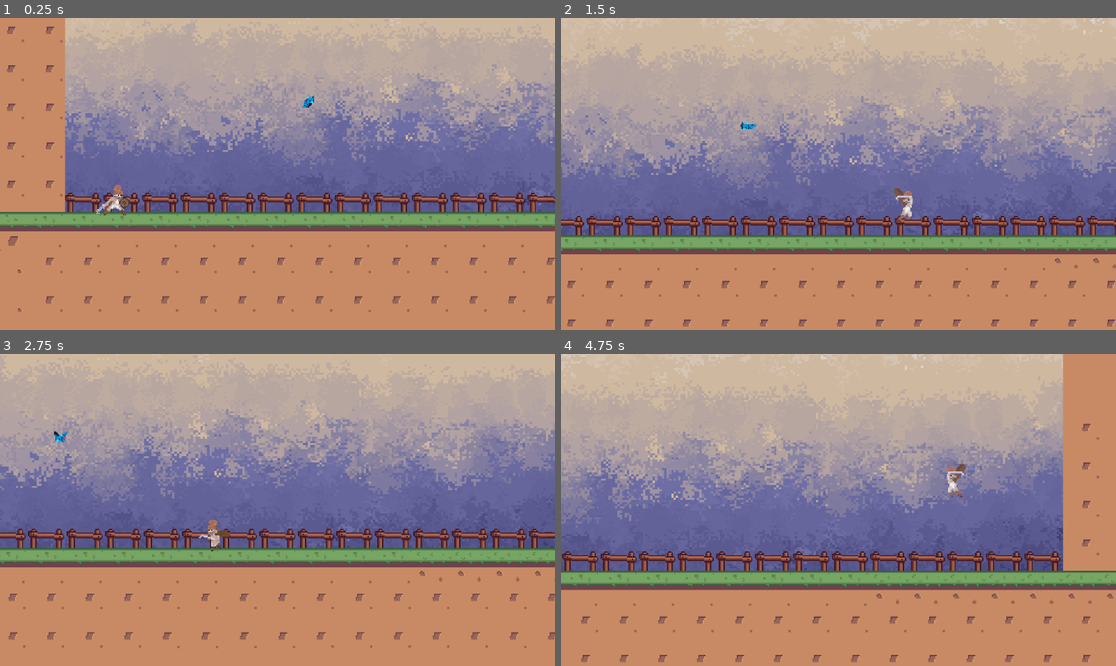
Above: before the commit, frames 1-4 (two rows, left to right).
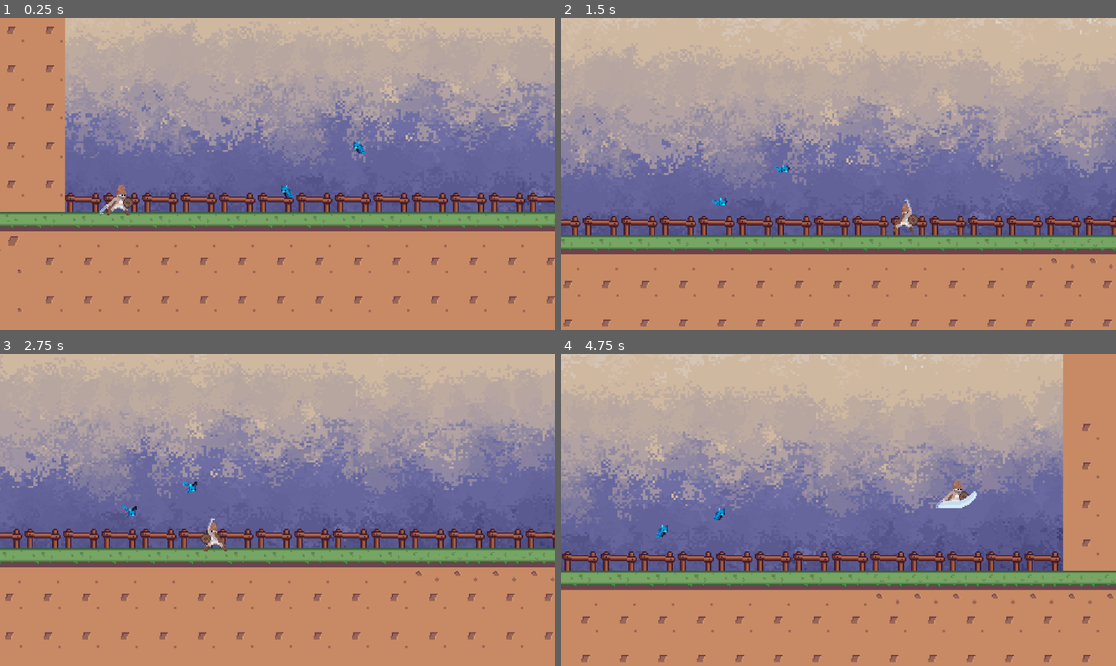
Above: after the commit, the same moments.

Repository: D1zan/TVR
Game: Godot game, scene res://Scenes/stage_1.tscn
The game is run twice, just before and just after one commit, with the same random seed, the same clock (stepped at 60 frames per second) and the same inputs.
Inputs (mouse positions are in pixels of both pictures, inside the frame that each line leads up to):
- Up to frame 1 (0.25 s): no input
- Up to frame 2 (1.5 s): tap Enter (ui_accept) at 0.5 s; move the mouse to (960, 158) at 0.52 s; hold D (right) from 0.53 s (still down); click (960, 158) at 0.6 s; tap Space (jump) at 0.77 s; right-click (960, 158) at 0.8 s; move the mouse to (727, 189) at 1.27 s; right-click (727, 189) at 1.35 s
- Up to frame 3 (2.75 s): tap Space (jump) at 1.52 s; click (166, 525) at 1.55 s; move the mouse to (333, 441) at 2.02 s; release D (right) at 2.03 s; hold A (left) from 2.03 s (still down); click (333, 441) at 2.1 s; right-click (333, 441) at 2.3 s
- Up to frame 4 (4.75 s): move the mouse to (810, 572) at 2.77 s; release A (left) at 2.78 s; hold D (right) 2.78-4.28 s; right-click (810, 572) at 2.85 s; tap Space (jump) at 3.02, 3.77, 4.52 s; click (810, 572) at 3.05 s; move the mouse to (1005, 556) at 3.52 s; click (1005, 556) at 3.6 s; right-click (1005, 556) at 3.8 s; move the mouse to (672, 463) at 4.27 s; hold A (left) from 4.28 s (still down); right-click (672, 463) at 4.35 s; click (672, 463) at 4.55 s

The runs differ from the first frame. In frame 1, 0.4% of the frame differs, in the area x 17-66%, y 24-64%; in frame 2, 9.8%, in the area x 0-100%, y 0-99%; in frame 3, 9.6%; in frame 4, 0.6%.

Commit message:
d

Diff:
--- a/Scenes/bat_enemy.tscn
+++ b/Scenes/bat_enemy.tscn
@@ -180,6 +180,8 @@
 radius = 5.0
 
 [node name="BatEnemy" type="CharacterBody2D"]
+collision_layer = 2
+collision_mask = 2
 script = ExtResource("1_74ia7")
 
 [node name="AnimatedSprite2D" type="AnimatedSprite2D" parent="."]
--- a/Scenes/player.tscn
+++ b/Scenes/player.tscn
@@ -238,7 +238,7 @@
 }],
 "loop": false,
 "name": &"air_attack",
-"speed": 4.0
+"speed": 5.0
 }, {
 "frames": [{
 "duration": 1.0,
@@ -410,14 +410,15 @@
 [sub_resource type="CircleShape2D" id="CircleShape2D_a72e4"]
 radius = 5.0
 
+[sub_resource type="CircleShape2D" id="CircleShape2D_0cw6x"]
+radius = 8.0
+
 [node name="Player" type="CharacterBody2D"]
 script = ExtResource("1_v2xpx")
 
 [node name="AnimatedSprite2D" type="AnimatedSprite2D" parent="."]
 sprite_frames = SubResource("SpriteFrames_848sb")
 animation = &"double_attack"
-frame = 8
-frame_progress = 1.0
 
 [node name="CollisionShape2D" type="CollisionShape2D" parent="."]
 position = Vector2(-1, 14)
@@ -430,3 +431,12 @@
 limit_right = 461
 limit_bottom = 98
 position_smoothing_enabled = true
+
+[node name="DealDamageZone" type="Area2D" parent="."]
+
+[node name="CollisionShape2D" type="CollisionShape2D" parent="DealDamageZone"]
+position = Vector2(12, 2)
+shape = SubResource("CircleShape2D_0cw6x")
+disabled = true
+
+[connection signal="animation_finished" from="AnimatedSprite2D" to="." method="_on_animated_sprite_2d_animation_finished"]
--- a/Scenes/stage_1.tscn
+++ b/Scenes/stage_1.tscn
@@ -65,21 +65,28 @@
 
 [node name="ground" type="CollisionShape2D" parent="collisions"]
 position = Vector2(1.28901, 12.1332)
-scale = Vector2(1, 1)
 shape = SubResource("RectangleShape2D_lxs4n")
 
 [node name="leftwall" type="CollisionShape2D" parent="collisions"]
 position = Vector2(-195.672, -61.8736)
-scale = Vector2(1, 1)
 shape = SubResource("RectangleShape2D_waxq8")
 
 [node name="rightwall" type="CollisionShape2D" parent="collisions"]
 position = Vector2(192.578, -60.1016)
-scale = Vector2(1, 1)
 shape = SubResource("RectangleShape2D_waxq8")
 
 [node name="Player" parent="." instance=ExtResource("3_yevh6")]
-position = Vector2(-149, -23)
+position = Vector2(-146, -35)
 
 [node name="BatEnemy" parent="." instance=ExtResource("5_57q7i")]
-position = Vector2(10, -91)
+position = Vector2(60, -54)
+
+[node name="BatOnlyCollision" type="StaticBody2D" parent="."]
+collision_layer = 2
+collision_mask = 2
+
+[node name="CollisionPolygon2D" type="CollisionPolygon2D" parent="BatOnlyCollision"]
+position = Vector2(-4, 10)
+polygon = PackedVector2Array(-243, -24, -44, -23, 469, -22, 464, -191, 461, -310, 454, -379, 327, -369, 196, -378, 56, -381, -70, -378, -194, -372, -255, -229, -244, -49, -315, -51, -244, -392, -37, -430, 186, -439, 509, -442, 561, 62, 344, 95, -39, 103, -337, 43, -246, -19)
+
+[node name="BatEnemy2" parent="." instance=ExtResource("5_57q7i")]
--- a/Scripts/bat_enemy.gd
+++ b/Scripts/bat_enemy.gd
@@ -5,11 +5,17 @@
 
 var is_bat_chase: bool
 
+var player: CharacterBody2D
+
 func _ready():
-	is_bat_chase = false
+	is_bat_chase = true
 
 func move(delta):
-	if !is_bat_chase:
+	if is_bat_chase:
+		player = Global.playerBody
+		velocity = position.direction_to(player.position) * speed
+		dir.x = abs(velocity.x)/ velocity.x
+	elif !is_bat_chase:
 		velocity += dir * speed  *delta
 	move_and_slide()
 
@@ -18,10 +24,9 @@
 		handle_animation()
 
 func _on_timer_timeout():
-	$Timer.wait_time = choose([1.0,1.5,2.0])
+	$Timer.wait_time = choose([0.5,0.8])
 	if !is_bat_chase:
 		dir = choose([Vector2.RIGHT, Vector2.UP, Vector2.LEFT, Vector2.DOWN])
-		print(dir)
 
 func handle_animation():
 	var animated_sprite = $AnimatedSprite2D
--- a/Scripts/global.gd
+++ b/Scripts/global.gd
@@ -1,3 +1,4 @@
 extends Node
 
+var playerBody: CharacterBody2D
 var playerWeaponEquipped: bool
--- a/Scripts/player.gd
+++ b/Scripts/player.gd
@@ -1,19 +1,26 @@
 extends CharacterBody2D
 
 @onready var animated_sprite = $AnimatedSprite2D
+@onready var deal_damage_zone = $DealDamageZone
 
 const speed = 300.0
 const jump_power = -350.0
 
 var gravity = 900.0
 
+var attack_type: String
+var current_attack: bool
 var weapon_equip: bool
 
+
 func _ready():
-	pass
+	Global.playerBody = self
+	current_attack = false
 
 
 func _physics_process(delta: float) -> void:
+	weapon_equip = Global.playerWeaponEquipped
+
 	if not is_on_floor():
 		velocity += get_gravity() * delta
 
@@ -26,11 +33,21 @@
 	else:
 		velocity.x = move_toward(velocity.x, 0, speed)
 
+	if weapon_equip and !current_attack:
+		if Input.is_action_just_pressed("left_mouse") or Input.is_action_just_pressed("right_mouse"):
+			current_attack = true
+			if Input.is_action_just_pressed("left_mouse") and is_on_floor():
+				attack_type = "single"
+			elif Input.is_action_just_pressed("right_mouse") and is_on_floor():
+				attack_type = "double"
+			else:
+				attack_type = "air"
+			handle_attack_animation(attack_type)
+
 	move_and_slide()
 	handle_movement_animation(direction)
 
 func handle_movement_animation(dir):
-	var weapon_equip = Global.playerWeaponEquipped
 	if !weapon_equip:
 		if is_on_floor():
 			if !velocity:
@@ -41,16 +58,44 @@
 		elif !is_on_floor():
 			animated_sprite.play("fall")
 	if weapon_equip:
-		if is_on_floor():
+		if is_on_floor() and !current_attack:
 			if !velocity:
 				animated_sprite.play("WeaponIdle")
 			if velocity:
 				animated_sprite.play("weapon_run")
 				toogle_flip_sprite(dir)
-		elif !is_on_floor():
+		elif !is_on_floor() and !current_attack:
 			animated_sprite.play("weapon_fall")
 func toogle_flip_sprite(dir):
 	if dir == 1:
 		animated_sprite.flip_h = false
+		deal_damage_zone.scale.x = 1
 	if dir == -1:
 		animated_sprite.flip_h = true
+		deal_damage_zone.scale.x = -1
+
+
+func handle_attack_animation(attack_type):
+	if weapon_equip:
+		if current_attack:
+			var animation = str(attack_type, "_attack")
+			animated_sprite.play(animation)
+			toggle_damage_collisions(attack_type)
+
+func toggle_damage_collisions(attack_type):
+	var damage_zone_collision = deal_damage_zone.get_node("CollisionShape2D")
+	var wait_time: float
+	if attack_type == "air":
+		wait_time = 0.6
+	elif attack_type == "single":
+		wait_time = 0.4
+	elif attack_type == "double":
+		wait_time = 0.7
+	damage_zone_collision.disabled = false
+	await get_tree().create_timer(wait_time).timeout
+	damage_zone_collision.disabled = true
+
+
+
+func _on_animated_sprite_2d_animation_finished() -> void:
+	current_attack = false
--- a/project.godot
+++ b/project.godot
@@ -40,6 +40,16 @@
 , Object(InputEventKey,"resource_local_to_scene":false,"resource_name":"","device":-1,"window_id":0,"alt_pressed":false …(186 unchanged characters)…
 ]
 }
+right_mouse={
+"deadzone": 0.5,
+"events": [Object(InputEventMouseButton,"resource_local_to_scene":false,"resource_name":"","device":-1,"window_id":0,"alt_pressed":false,"shift_pressed":false,"ctrl_pressed":false,"meta_pressed":false,"button_mask":2,"position":Vector2(552, 37),"global_position":Vector2(571, 128),"factor":1.0,"button_index":2,"canceled":false,"pressed":true,"double_click":false,"script":null)
+]
+}
+left_mouse={
+"deadzone": 0.5,
+"events": [Object(InputEventMouseButton,"resource_local_to_scene":false,"resource_name":"","device":-1,"window_id":0,"alt_pressed":false,"shift_pressed":false,"ctrl_pressed":false,"meta_pressed":false,"button_mask":1,"position":Vector2(483, 39),"global_position":Vector2(502, 130),"factor":1.0,"button_index":1,"canceled":false,"pressed":true,"double_click":false,"script":null)
+]
+}
 
 [rendering]
 
Not shown: 1 places in Scenes/player.tscn that only renumber resources
